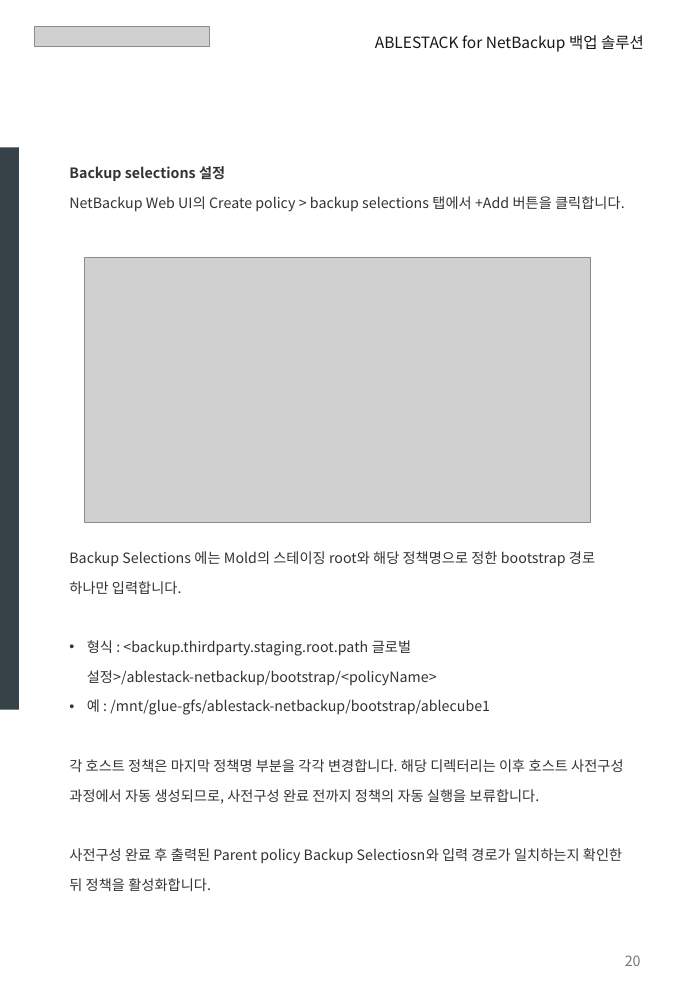
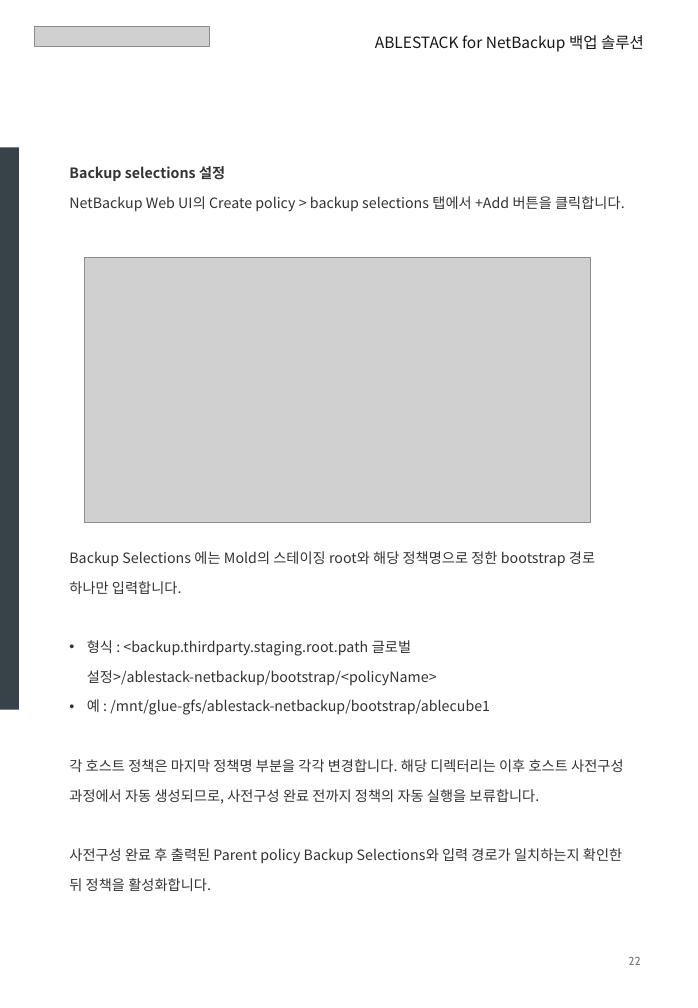
Before and after one commit to Dajeong-Park/ablestack-cloud, a slide deck: slide 22 of outputs/ABLESTACK_NetBackup_Europa_Update_Reviewed.pptx. Drawn at 698x1008 pixels with LibreOffice and Linux fonts; fonts in the diff are those of the drawing; grey boxes stand for pictures. Boxes give left, top, right and bottom in pixels: in the first picture for what was removed or moved away, otherwise in the second. Text is boxed around its words. In the diff, an @@ line names an element or a change of style, - is before the commit and + after.

```diff
--- a/outputs/ABLESTACK_NetBackup_Europa_Update_Reviewed.pptx
+++ b/outputs/ABLESTACK_NetBackup_Europa_Update_Reviewed.pptx
@@ text at (69, 848, 622, 891): text changed @@
-사전구성 완료 후 출력된 Parent policy Backup Selectiosn와 입력 경로가 일치하는지 확인한 뒤 정책을 활성화합니다.
+사전구성 완료 후 출력된 Parent policy Backup Selections와 입력 경로가 일치하는지 확인한 뒤 정책을 활성화합니다.
@@ text at (628, 957, 640, 965): text changed; size 11 to 9 pt; font Noto Sans CJK KR to Cabin @@
-20
+22
```
Also in this commit, not shown: 32 other slides changed, 48 other files.
